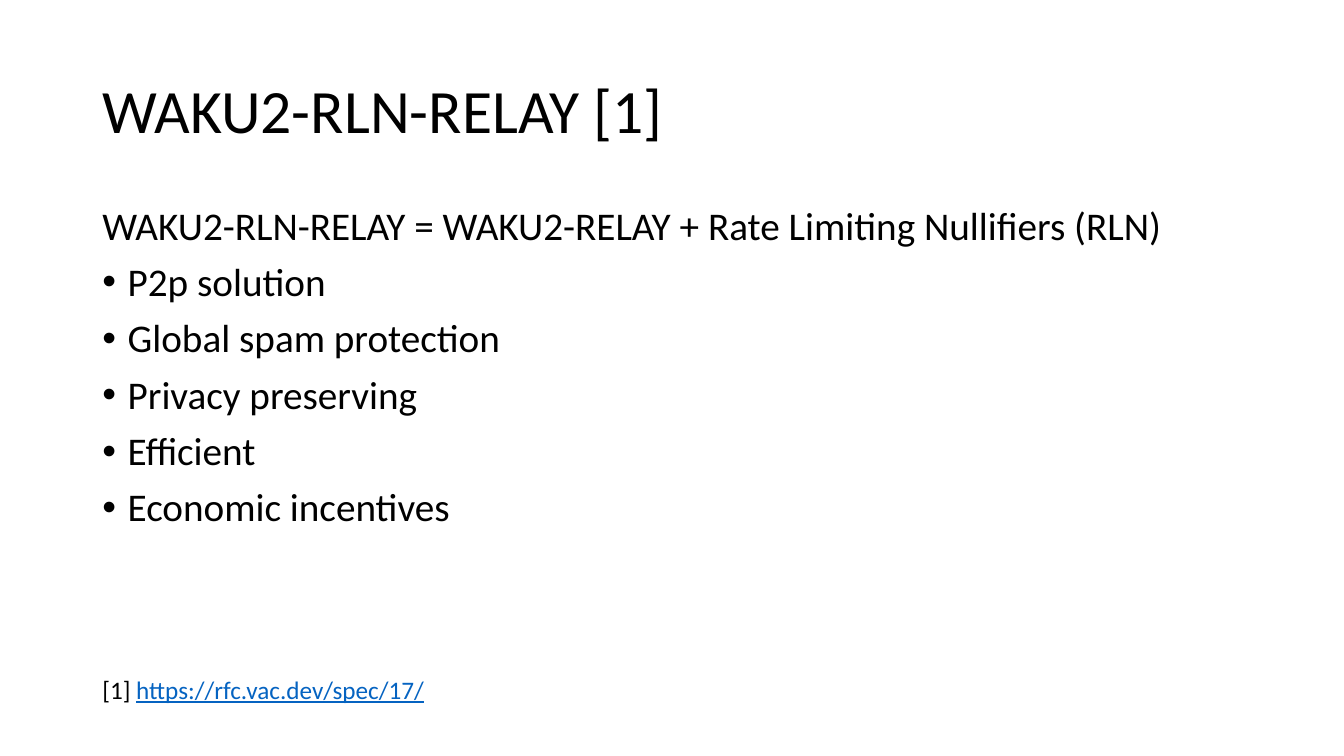
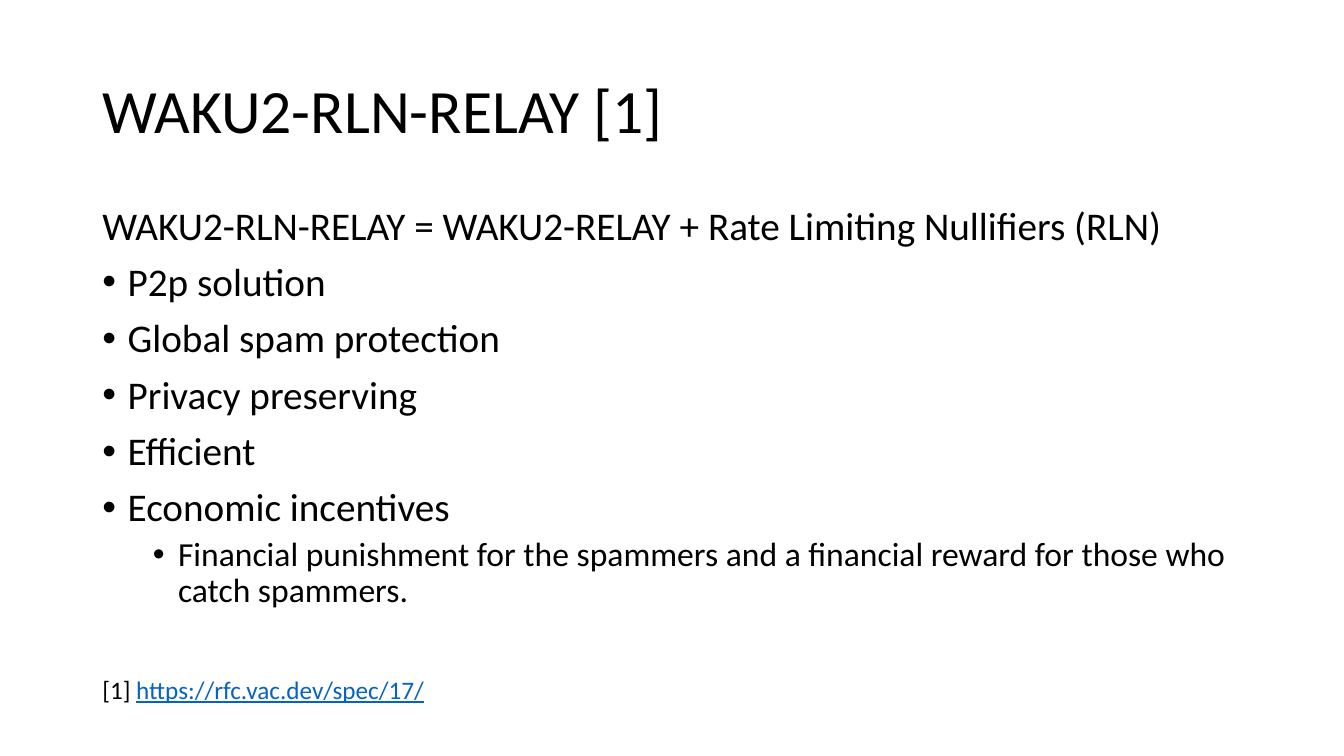
Before and after one commit to vacp2p/research, a slide deck: slide 14 of rln-research/presentations/11-2021-Tokenmics-Waku-rln-relay.pptx. Drawn at 1344x756 pixels with LibreOffice and Linux fonts; fonts in the diff are those of the drawing. Boxes give left, top, right and bottom in pixels: in the first picture for what was removed or moved away, otherwise in the second. Text is boxed around its words. In the diff, an @@ line names an element or a change of style, - is before the commit and + after.

```diff
--- a/rln-research/presentations/11-2021-Tokenmics-Waku-rln-relay.pptx
+++ b/rln-research/presentations/11-2021-Tokenmics-Waku-rln-relay.pptx
@@ text at [178, 542, 1225, 608]: paragraph added @@
+  • Financial punishment for the spammers and a financial reward for those who catch spammers.
```
Also in this commit, not shown: 1 slide added.
